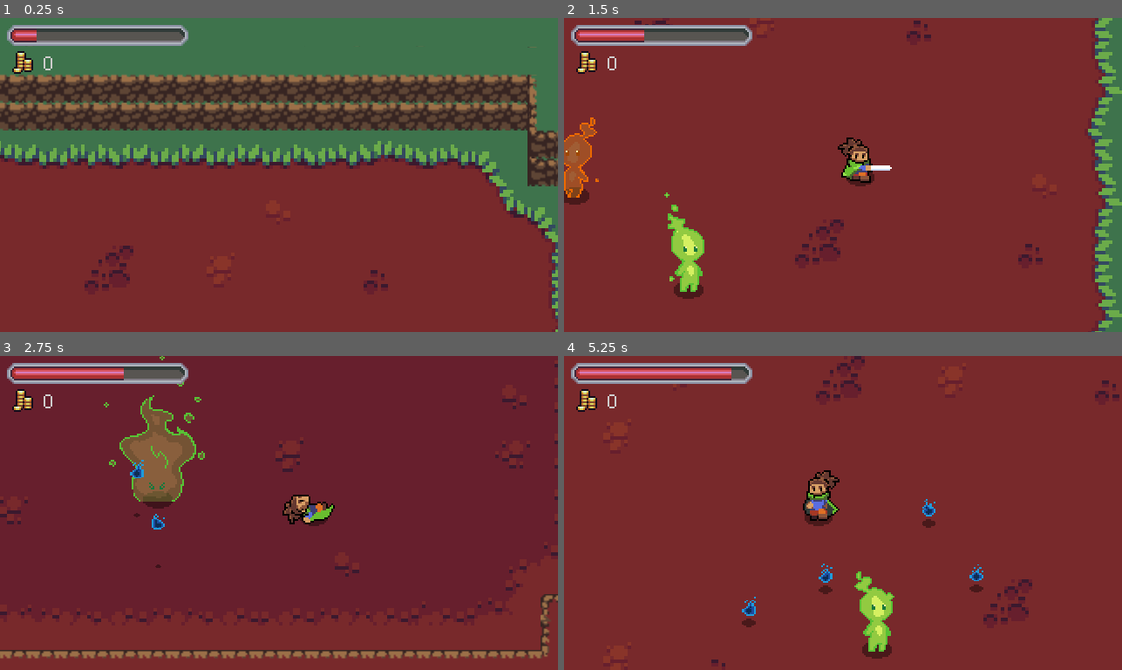
Above: before the commit, frames 1-4 (two rows, left to right).
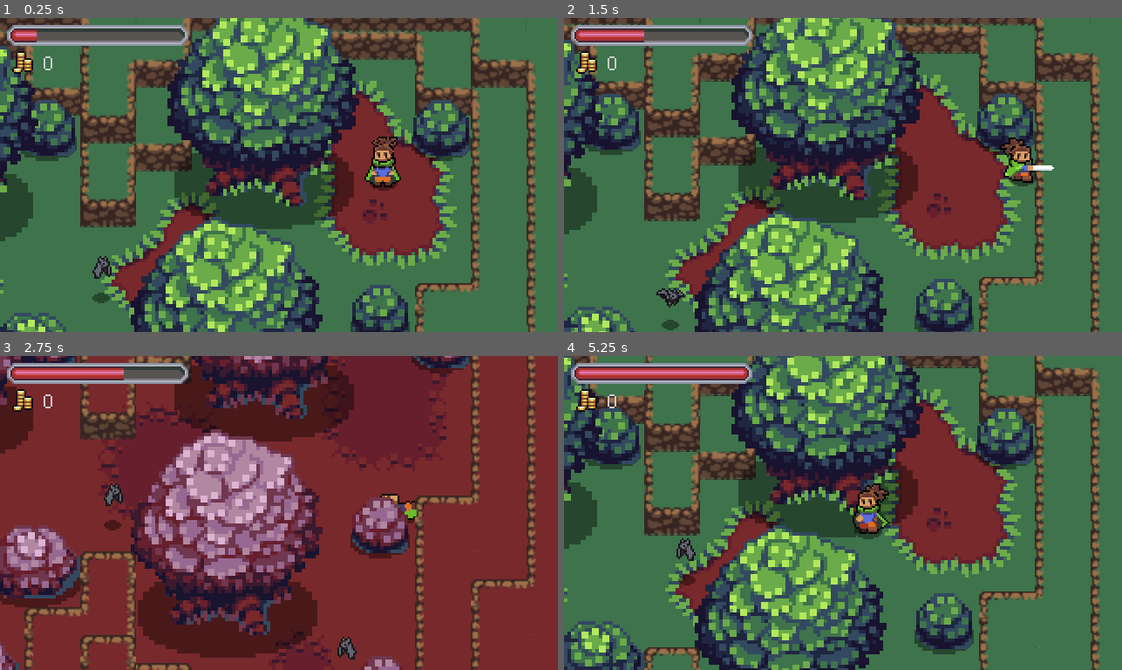
Above: after the commit, the same moments.

Repository: Thomas-Arndt/RPG.1
Game: Godot game, scene res://Game.tscn
Two runs of this game, one before a commit and one after it. Both use one fixed random seed, a clock stepped at 60 frames per second and the inputs below.
Inputs:
- Up to frame 1 (0.25 s): no input
- Up to frame 2 (1.5 s): tap Enter (ui_accept) at 0.5, 0.77 s; hold Right (ui_right) 0.53-1.28 s; tap E (roll) at 0.6 s; hold Down (ui_down) from 1.28 s (still down); tap R (attack) at 1.35 s
- Up to frame 3 (2.75 s): tap Enter (ui_accept) at 1.52 s; tap E (roll) at 1.55, 2.3 s; release Down (ui_down) at 2.03 s; hold Right (ui_right) from 2.03 s (still down); tap T (d_shift) at 2.1 s
- Up to frame 4 (5.25 s): release Right (ui_right) at 2.78 s; hold Up (ui_up) 2.78-3.53 s; tap E (roll) at 2.85, 3.6, 4.55 s; tap Enter (ui_accept) at 3.02, 3.77, 4.52 s; hold Left (ui_left) 3.53-5.03 s; tap R (attack) at 4.35 s; hold Down (ui_down) from 5.03 s (still down); tap T (d_shift) at 5.1 s

The runs differ from the first frame. In frame 1, 79% of the frame differs, in the area x 0-100%, y 0-100%; in frame 2, 88%; in frame 3, 42%; in frame 4, 90%.

Commit message:
Added the ability to trigger and choreograph cutscenes with multiple actors

Diff:
--- a/Enemies/Bosses/VoidLord.gd
+++ b/Enemies/Bosses/VoidLord.gd
@@ -35,6 +35,7 @@
 	match_dimension(WorldStats.DIMENSION)
 	WorldStats.connect("dimension_shift", self, "match_dimension")
 	if spawn_with_cutscene:
+		self.visible = false
 		state_machine_pause()
 	anim_player.play("idle")
 
@@ -88,8 +89,13 @@
 		hurt_box.monitorable = true
 		hurt_box.monitoring = true
 
-func flip_sprite():
-	if velocity.x != 0:
+func flip_sprite(delta_x = null):
+	if delta_x != null:
+		red_sprite_full.flip_h = delta_x > 0
+		red_sprite_half.flip_h = delta_x > 0
+		green_sprite_full.flip_h = delta_x > 0
+		green_sprite_half.flip_h = delta_x > 0
+	elif velocity.x != 0:
 		red_sprite_full.flip_h = velocity.x > 0
 		red_sprite_half.flip_h = velocity.x > 0
 		green_sprite_full.flip_h = velocity.x > 0
@@ -126,3 +132,4 @@
 
 func state_machine_run():
 	state_machine_paused = false
+	state = IDLE
--- a/Enemies/Bosses/VoidLord.tscn
+++ b/Enemies/Bosses/VoidLord.tscn
@@ -596,7 +596,7 @@
 }
 
 [sub_resource type="CapsuleShape2D" id=19]
-radius = 6.0
+radius = 7.0
 height = 6.0
 
 [sub_resource type="CircleShape2D" id=160]
@@ -671,7 +671,7 @@
 [node name="HurtBox" parent="." instance=ExtResource( 7 )]
 
 [node name="CollisionShape2D" parent="HurtBox" index="0"]
-position = Vector2( 0, -7 )
+position = Vector2( 0, -6 )
 shape = SubResource( 19 )
 
 [node name="HitBox" parent="." instance=ExtResource( 11 )]
--- a/Player/Player.gd
+++ b/Player/Player.gd
@@ -16,6 +16,7 @@
 var velocity = Vector2.ZERO
 var roll_vector = Vector2.DOWN
 var knockback = Vector2()
+var is_running = true
 
 onready var anim_player = $AnimationPlayer
 onready var anim_tree = $AnimationTree
@@ -76,7 +77,7 @@
 	input_vector.y = Input.get_action_strength("ui_down") - Input.get_action_strength("ui_up")
 	input_vector = input_vector.normalized()
 
-	if input_vector != Vector2.ZERO:
+	if input_vector != Vector2.ZERO and is_running:
 		roll_vector = input_vector
 		sword_hit_box.knockback_vector = input_vector
 		anim_tree.set("parameters/idle/blend_position", input_vector)
@@ -131,3 +132,6 @@
 	anim_tree.set("parameters/roll/blend_position", WorldStats.player_spawn_direction)
 	anim_tree.set("parameters/attack/blend_position", WorldStats.player_spawn_direction)
 	anim_tree.set("parameters/idle/blend_position", WorldStats.player_spawn_direction)
+
+func paused(state):
+	is_running = !state
--- a/Utils/Controllers/CutSceneController.gd
+++ b/Utils/Controllers/CutSceneController.gd
@@ -1,37 +1,61 @@
 extends Node2D
 
-signal next_action
+signal finished
+signal release_player
 
 export (PackedScene) var actor_reference = null
+export (NodePath) var actor_path = null
 
 var actor : Node = null
 var choreography : Array = []
+var scene_started = false
+var is_acting = false
+var is_speaking = false
 
-onready var detection_zone = $DetectionZonePivot/DetectionZone
 onready var tween = $Tween
 onready var timer = $Timer
 
 enum {
 	ENTER,
 	MOVE_TO,
-	EXIT
+	EXIT,
+	DIALOGUE,
+	WAIT,
+	RELEASE_ACTOR,
+	RELEASE_PLAYER,
+	VISIBLE_OFF,
+	VISIBLE_ON,
+	CUSTOM
 }
 
 func _ready():
-	connect("next_action", self, "run_cut_scene")
+	UI.TextBox.connect("finished", self, "dialogue_complete")
 	package_choreography()
-	run_cut_scene()
 
 func run_cut_scene():
-	if len(choreography) > 0:
+	if len(choreography) > 0 and not is_acting:
 		var action = choreography.pop_front()
 		match action[0]:
 			ENTER:
 				enter_actor(action[1])
 			MOVE_TO:
-				move_actor_to(action[1], action[2])
+				move_actor_to(action[1], action[2], action[3])
 			EXIT:
 				exit_actor()
+			DIALOGUE:
+				start_dialogue(action[1], action[2])
+			WAIT:
+				start_timer(action[1])
+			RELEASE_ACTOR:
+				release_actor()
+			RELEASE_PLAYER:
+				release_player()
+			VISIBLE_ON:
+				toggle_visible_on()
+			VISIBLE_OFF:
+				toggle_visible_off()
+			CUSTOM:
+				custom_actions(action[1], action[2])
 	else:
 		cut_scene_finished()
 
@@ -39,28 +63,73 @@
 	if actor_reference != null:
 		actor = actor_reference.instance()
 		actor.global_position = position
+		if actor.has_method("state_machine_pause"):
+			actor.state_machine_pause()
 		add_child(actor)
-		emit_signal("next_action")
+	else:
+		actor = get_node(actor_path)
+		if actor.has_method("state_machine_pause"):
+			actor.state_machine_pause()
+		toggle_visible_on()
+	run_cut_scene()
 
-func move_actor_to(destination : Vector2, duration: float):
-		tween.interpolate_property(actor, "global_position", global_position, destination, duration, Tween.TRANS_LINEAR, Tween.EASE_IN)
-		tween.start()
+func move_actor_to(destination : Vector2, duration: float, move_animation_name: String):
+	if actor.anim_player:
+		actor.anim_player.play(move_animation_name)
+	if actor.has_method("flip_sprite"):
+		actor.flip_sprite(destination.x - global_position.x)
+	tween.interpolate_property(actor, "global_position", actor.global_position, destination, duration, Tween.TRANS_LINEAR, Tween.EASE_IN)
+	is_acting = true
+	tween.start()
 
 func exit_actor():
 	remove_child(actor)
 
-func start_timer(duration : int):
+func release_actor():
+	if actor.has_method("state_machine_run"):
+		actor.state_machine_run()
+	run_cut_scene()
+
+func start_timer(duration : float):
+	is_acting = true
 	timer.start(duration)
 
+func start_dialogue(text_array, speaker):
+	is_acting = true
+	is_speaking = true
+	UI.TextBox.queue_text(text_array, speaker)
+
+func toggle_visible_on():
+	actor.visible = true
+
+func toggle_visible_off():
+	actor.visible = false
+
 func cut_scene_finished():
-	queue_free()
+	emit_signal("finished")
+
+func release_player():
+	emit_signal("release_player")
+	run_cut_scene()
+
+func dialogue_complete():
+	if is_speaking:
+		is_speaking = false
+		is_acting = false
+		run_cut_scene()
 
 func _on_Tween_tween_all_completed():
-	run_cut_scene()
+	if is_acting:
+		actor.anim_player.play("idle")
+		is_acting = false
+		run_cut_scene()
 
 func _on_Timer_timeout():
+	is_acting = false
 	run_cut_scene()
 
 func package_choreography():
-	choreography.append([ENTER, Vector2(-27, 680)])
-	choreography.append([MOVE_TO, Vector2(-27, 600), 4])
+	pass
+
+func custom_actions(action_name, args):
+	pass
--- a/Utils/Controllers/CutSceneController.tscn
+++ b/Utils/Controllers/CutSceneController.tscn
@@ -1,18 +1,14 @@
-[gd_scene load_steps=3 format=2]
+[gd_scene load_steps=2 format=2]
 
 [ext_resource path="res://Utils/Controllers/CutSceneController.gd" type="Script" id=1]
-[ext_resource path="res://Utils/Overlap/DetectionZone.tscn" type="PackedScene" id=2]
 
 [node name="CutSceneController" type="Node2D"]
 script = ExtResource( 1 )
 
-[node name="DetectionZonePivot" parent="." instance=ExtResource( 2 )]
-
 [node name="Tween" type="Tween" parent="."]
 
 [node name="Timer" type="Timer" parent="."]
+one_shot = true
 
 [connection signal="tween_all_completed" from="Tween" to="." method="_on_Tween_tween_all_completed"]
 [connection signal="timeout" from="Timer" to="." method="_on_Timer_timeout"]
-
-[editable path="DetectionZonePivot"]
--- a/Utils/Controllers/DetectionWanderController.gd
+++ b/Utils/Controllers/DetectionWanderController.gd
@@ -43,5 +43,13 @@
 func set_position(position):
 	global_position = position
 
+func monitorable_on():
+	for child in detection_zones.get_children():
+		child.get_child(0).monitorable = true
+
+func monitorable_off():
+	for child in detection_zones.get_children():
+		child.get_child(0).monitorable = false
+
 func _on_Timer_timeout():
 	update_target_position()
--- /dev/null
+++ b/Utils/Controllers/Portal1Controller.gd
@@ -0,0 +1,20 @@
+extends "res://Utils/Controllers/CutSceneController.gd"
+
+
+func package_choreography():
+	choreography.append([ENTER, Vector2.ZERO])
+	choreography.append([CUSTOM, "open_and_hold", []])
+	choreography.append([WAIT, 4])
+	choreography.append([CUSTOM, "close", []])
+	choreography.append([EXIT])
+
+
+func custom_actions(action_name, args):
+	match action_name:
+		"open_and_hold":
+			toggle_visible_on()
+			actor.open_and_hold()
+			run_cut_scene()
+		"close":
+			actor.close()
+			run_cut_scene()
--- /dev/null
+++ b/Utils/Controllers/VoidLord1Controller.gd
@@ -0,0 +1,67 @@
+extends "res://Utils/Controllers/CutSceneController.gd"
+
+
+func package_choreography():
+	choreography.append([WAIT, 3])
+	choreography.append([ENTER, Vector2.ZERO])
+	choreography.append([CUSTOM, "monitorable_off", []])
+	choreography.append([WAIT, 1.5])
+	choreography.append([MOVE_TO, Vector2(-80, 680), 1, "walk"])
+	var monologue = [
+		"Hello!"
+	]
+	choreography.append([DIALOGUE, monologue, ""])
+	monologue = [
+		"I am Blib.",
+		"Do NOT be alarmed.",
+		"IGNORE ME!"
+	]
+	choreography.append([DIALOGUE, monologue, "Blib"])
+	choreography.append([WAIT, 1])
+	choreography.append([MOVE_TO, Vector2(-25,620), 0.5, "walk"])
+	choreography.append([CUSTOM, "look_right", []])
+	choreography.append([WAIT, .75])
+	choreography.append([CUSTOM, "look_left", []])
+	choreography.append([WAIT, 0.75])
+	choreography.append([CUSTOM, "look_right", []])
+	choreography.append([WAIT, 1])
+	choreography.append([MOVE_TO, Vector2(-25,740), 0.8, "walk"])
+	choreography.append([WAIT, .75])
+	choreography.append([CUSTOM, "look_left", []])
+	choreography.append([WAIT, 0.75])
+	choreography.append([CUSTOM, "look_right", []])
+	choreography.append([WAIT, 1])
+	choreography.append([MOVE_TO, Vector2(-25,680), 0.5, "walk"])
+	choreography.append([WAIT, 0.35])
+	monologue = [
+		"All of this energy!"
+	]
+	choreography.append([DIALOGUE, monologue, "Blib"])
+	choreography.append([WAIT, .75])
+	choreography.append([CUSTOM, "look_left", []])
+	choreography.append([WAIT, 0.75])
+	choreography.append([CUSTOM, "look_right", []])
+	choreography.append([WAIT, 0.35])
+	monologue = [
+		"I mUsT hAvE iT!!!"
+	]
+	choreography.append([DIALOGUE, monologue, "Blib"])
+	choreography.append([RELEASE_PLAYER])
+	choreography.append([CUSTOM, "monitorable_on", []])
+	choreography.append([RELEASE_ACTOR])
+
+
+func custom_actions(action_name, args):
+	match action_name:
+		"monitorable_on":
+			actor.wander_controller.monitorable_on()
+			run_cut_scene()
+		"monitorable_off":
+			actor.wander_controller.monitorable_off()
+			run_cut_scene()
+		"look_left":
+			actor.flip_sprite(-1)
+			run_cut_scene()
+		"look_right":
+			actor.flip_sprite(1)
+			run_cut_scene()
--- /dev/null
+++ b/Utils/Overlap/CutSceneTrigger.gd
@@ -0,0 +1,30 @@
+extends Node2D
+
+var action = 0
+var triggered = false
+var player = null
+
+onready var actor_controllers = $ActorControllers
+
+func _ready():
+	for actor in actor_controllers.get_children():
+		actor.connect("finished", self, "_on_Actor_finished")
+		actor.connect("release_player", self, "release_player")
+
+func _on_Area2D_area_entered(area):
+	player = area.get_parent().get_parent()
+	if not triggered:
+		player.paused(true)
+		action += 1
+		triggered = true
+		for actor in actor_controllers.get_children():
+			actor.run_cut_scene()
+
+func _on_Actor_finished():
+	if len(actor_controllers.get_children()) > action:
+		action += 1
+	else:
+		queue_free()
+
+func release_player():
+	player.paused(false)
--- /dev/null
+++ b/Utils/Overlap/CutSceneTrigger.tscn
@@ -0,0 +1,17 @@
+[gd_scene load_steps=2 format=2]
+
+[ext_resource path="res://Utils/Overlap/CutSceneTrigger.gd" type="Script" id=1]
+
+[node name="CutSceneTrigger" type="Node2D"]
+script = ExtResource( 1 )
+
+[node name="TriggerArea" type="Area2D" parent="."]
+collision_layer = 64
+collision_mask = 64
+
+[node name="CollisionShape2D" type="CollisionShape2D" parent="TriggerArea"]
+
+[node name="ActorControllers" type="Node2D" parent="."]
+
+[connection signal="area_entered" from="TriggerArea" to="." method="_on_Area2D_area_entered"]
+[connection signal="area_exited" from="TriggerArea" to="." method="_on_TriggerArea_area_exited"]
--- a/Utils/Stats/WorldStats.gd
+++ b/Utils/Stats/WorldStats.gd
@@ -6,8 +6,8 @@
 
 var room_stack: Array = []
 
-#var player_spawn_vector: Vector2 = Vector2(270, 165)
-var player_spawn_vector: Vector2 = Vector2(100, 680)
+var player_spawn_vector: Vector2 = Vector2(270, 165)
+#var player_spawn_vector: Vector2 = Vector2(100, 680)
 var player_spawn_direction: Vector2 = Vector2.DOWN
 
 func shift_dimension():
--- /dev/null
+++ b/World/Portals/Portal.gd
@@ -0,0 +1,30 @@
+extends Area2D
+
+export var spawn_with_cut_scene = false
+
+onready var anim_player = $AnimationPlayer
+onready var green_sprite = $GreenSprite
+onready var red_sprite = $RedSprite
+
+
+func _ready():
+	WorldStats.connect("dimension_shift", self, "match_dimension")
+	match_dimension(WorldStats.DIMENSION)
+	if spawn_with_cut_scene:
+		self.visible = false
+
+func match_dimension(dimension):
+	if dimension == false:
+		green_sprite.visible = false
+		red_sprite.visible = true
+	else:
+		green_sprite.visible = true
+		red_sprite.visible = false
+
+func open_and_hold():
+	anim_player.queue("open")
+	anim_player.queue("holding")
+
+func close():
+	anim_player.stop()
+	anim_player.play("close")
--- /dev/null
+++ b/World/Portals/Portal.tscn
@@ -0,0 +1,223 @@
+[gd_scene load_steps=9 format=2]
+
+[ext_resource path="res://Assets/Sprites/Portals/Green Portal Sprite Sheet.png" type="Texture" id=1]
+[ext_resource path="res://Assets/Sprites/Shadows/LargeShadow.png" type="Texture" id=2]
+[ext_resource path="res://Assets/Sprites/Portals/Purple Portal Sprite Sheet.png" type="Texture" id=3]
+[ext_resource path="res://World/Portals/Portal.gd" type="Script" id=4]
+
+[sub_resource type="Animation" id=2]
+length = 0.001
+tracks/0/type = "value"
+tracks/0/path = NodePath("GreenSprite:frame")
+tracks/0/interp = 1
+tracks/0/loop_wrap = true
+tracks/0/imported = false
+tracks/0/enabled = true
+tracks/0/keys = {
+"times": PoolRealArray( 0 ),
+"transitions": PoolRealArray( 1 ),
+"update": 0,
+"values": [ 21 ]
+}
+tracks/1/type = "value"
+tracks/1/path = NodePath("RedSprite:frame")
+tracks/1/interp = 1
+tracks/1/loop_wrap = true
+tracks/1/imported = false
+tracks/1/enabled = true
+tracks/1/keys = {
+"times": PoolRealArray( 0 ),
+"transitions": PoolRealArray( 1 ),
+"update": 0,
+"values": [ 21 ]
+}
+tracks/2/type = "value"
+tracks/2/path = NodePath("ShadowSprite:visible")
+tracks/2/interp = 1
+tracks/2/loop_wrap = true
+tracks/2/imported = false
+tracks/2/enabled = true
+tracks/2/keys = {
+"times": PoolRealArray( 0 ),
+"transitions": PoolRealArray( 1 ),
+"update": 0,
+"values": [ false ]
+}
+tracks/3/type = "value"
+tracks/3/path = NodePath("ShadowSprite:scale")
+tracks/3/interp = 1
+tracks/3/loop_wrap = true
+tracks/3/imported = false
+tracks/3/enabled = true
+tracks/3/keys = {
+"times": PoolRealArray( 0 ),
+"transitions": PoolRealArray( 1 ),
+"update": 0,
+"values": [ Vector2( 0.6875, 0.2 ) ]
+}
+
+[sub_resource type="Animation" id=4]
+resource_name = "close"
+length = 0.8
+step = 0.05
+tracks/0/type = "value"
+tracks/0/path = NodePath("GreenSprite:frame")
+tracks/0/interp = 1
+tracks/0/loop_wrap = true
+tracks/0/imported = false
+tracks/0/enabled = true
+tracks/0/keys = {
+"times": PoolRealArray( 0, 0.1, 0.2, 0.3, 0.4, 0.5, 0.6, 0.7 ),
+"transitions": PoolRealArray( 1, 1, 1, 1, 1, 1, 1, 1 ),
+"update": 1,
+"values": [ 15, 16, 17, 18, 19, 20, 21, 22 ]
+}
+tracks/1/type = "value"
+tracks/1/path = NodePath("RedSprite:frame")
+tracks/1/interp = 1
+tracks/1/loop_wrap = true
+tracks/1/imported = false
+tracks/1/enabled = true
+tracks/1/keys = {
+"times": PoolRealArray( 0, 0.1, 0.2, 0.3, 0.4, 0.5, 0.6, 0.7 ),
+"transitions": PoolRealArray( 1, 1, 1, 1, 1, 1, 1, 1 ),
+"update": 1,
+"values": [ 15, 16, 17, 18, 19, 20, 21, 22 ]
+}
+tracks/2/type = "value"
+tracks/2/path = NodePath("ShadowSprite:scale")
+tracks/2/interp = 1
+tracks/2/loop_wrap = true
+tracks/2/imported = false
+tracks/2/enabled = true
+tracks/2/keys = {
+"times": PoolRealArray( 0, 0.4, 0.55 ),
+"transitions": PoolRealArray( 1, 1, 1 ),
+"update": 0,
+"values": [ Vector2( 0.6875, 0.2 ), Vector2( 0.688, 0.2 ), Vector2( 0.25, 0.1 ) ]
+}
+tracks/3/type = "value"
+tracks/3/path = NodePath("ShadowSprite:visible")
+tracks/3/interp = 1
+tracks/3/loop_wrap = true
+tracks/3/imported = false
+tracks/3/enabled = true
+tracks/3/keys = {
+"times": PoolRealArray( 0, 0.4, 0.55 ),
+"transitions": PoolRealArray( 1, 1, 1 ),
+"update": 1,
+"values": [ true, true, false ]
+}
+
+[sub_resource type="Animation" id=3]
+resource_name = "holding"
+length = 1.6
+loop = true
+tracks/0/type = "value"
+tracks/0/path = NodePath("GreenSprite:frame")
+tracks/0/interp = 1
+tracks/0/loop_wrap = true
+tracks/0/imported = false
+tracks/0/enabled = true
+tracks/0/keys = {
+"times": PoolRealArray( 0, 0.1, 0.2, 0.3, 0.4, 0.5, 0.6, 0.7, 0.8, 0.9, 1, 1.1, 1.2, 1.3, 1.4, 1.5 ),
+"transitions": PoolRealArray( 1, 1, 1, 1, 1, 1, 1, 1, 1, 1, 1, 1, 1, 1, 1, 1 ),
+"update": 1,
+"values": [ 0, 1, 2, 3, 4, 5, 6, 7, 0, 1, 2, 3, 4, 5, 6, 7 ]
+}
+tracks/1/type = "value"
+tracks/1/path = NodePath("RedSprite:frame")
+tracks/1/interp = 1
+tracks/1/loop_wrap = true
+tracks/1/imported = false
+tracks/1/enabled = true
+tracks/1/keys = {
+"times": PoolRealArray( 0, 0.1, 0.2, 0.3, 0.4, 0.5, 0.6, 0.7, 0.8, 0.9, 1, 1.1, 1.2, 1.3, 1.4, 1.5 ),
+"transitions": PoolRealArray( 1, 1, 1, 1, 1, 1, 1, 1, 1, 1, 1, 1, 1, 1, 1, 1 ),
+"update": 1,
+"values": [ 0, 1, 2, 3, 4, 5, 6, 7, 0, 1, 2, 3, 4, 5, 6, 7 ]
+}
+
+[sub_resource type="Animation" id=1]
+resource_name = "open"
+length = 0.8
+step = 0.05
+tracks/0/type = "value"
+tracks/0/path = NodePath("GreenSprite:frame")
+tracks/0/interp = 1
+tracks/0/loop_wrap = true
+tracks/0/imported = false
+tracks/0/enabled = true
+tracks/0/keys = {
+"times": PoolRealArray( 0, 0.1, 0.2, 0.3, 0.4, 0.5, 0.6, 0.7 ),
+"transitions": PoolRealArray( 1, 1, 1, 1, 1, 1, 1, 1 ),
+"update": 1,
+"values": [ 21, 20, 8, 9, 10, 11, 12, 13 ]
+}
+tracks/1/type = "value"
+tracks/1/path = NodePath("RedSprite:frame")
+tracks/1/interp = 1
+tracks/1/loop_wrap = true
+tracks/1/imported = false
+tracks/1/enabled = true
+tracks/1/keys = {
+"times": PoolRealArray( 0, 0.1, 0.2, 0.3, 0.4, 0.5, 0.6, 0.7 ),
+"transitions": PoolRealArray( 1, 1, 1, 1, 1, 1, 1, 1 ),
+"update": 1,
+"values": [ 21, 20, 8, 9, 10, 11, 12, 13 ]
+}
+tracks/2/type = "value"
+tracks/2/path = NodePath("ShadowSprite:visible")
+tracks/2/interp = 1
+tracks/2/loop_wrap = true
+tracks/2/imported = false
+tracks/2/enabled = true
+tracks/2/keys = {
+"times": PoolRealArray( 0, 0.2, 0.5 ),
+"transitions": PoolRealArray( 1, 1, 1 ),
+"update": 1,
+"values": [ false, false, true ]
+}
+tracks/3/type = "value"
+tracks/3/path = NodePath("ShadowSprite:scale")
+tracks/3/interp = 1
+tracks/3/loop_wrap = true
+tracks/3/imported = false
+tracks/3/enabled = true
+tracks/3/keys = {
+"times": PoolRealArray( 0.5, 0.65 ),
+"transitions": PoolRealArray( 1, 1 ),
+"update": 0,
+"values": [ Vector2( 0.25, 0.1 ), Vector2( 0.6875, 0.2 ) ]
+}
+
+[node name="Portal" type="Area2D"]
+script = ExtResource( 4 )
+
+[node name="GreenSprite" type="Sprite" parent="."]
+position = Vector2( 1, -52 )
+scale = Vector2( 2, 2 )
+texture = ExtResource( 1 )
+hframes = 8
+vframes = 3
+frame = 21
+
+[node name="RedSprite" type="Sprite" parent="."]
+position = Vector2( 1, -52 )
+scale = Vector2( 2, 2 )
+texture = ExtResource( 3 )
+hframes = 8
+vframes = 3
+frame = 21
+
+[node name="ShadowSprite" type="Sprite" parent="."]
+visible = false
+position = Vector2( 2.38419e-07, 1.78814e-07 )
+scale = Vector2( 0.6875, 0.2 )
+texture = ExtResource( 2 )
+
+[node name="AnimationPlayer" type="AnimationPlayer" parent="."]
+anims/RESET = SubResource( 2 )
+anims/close = SubResource( 4 )
+anims/holding = SubResource( 3 )
+anims/open = SubResource( 1 )
--- a/World/World.tscn
+++ b/World/World.tscn
@@ -24,6 +24,13 @@
 [ext_resource path="res://World/Houses/BillsHouse.tscn" type="PackedScene" id=22]
 [ext_resource path="res://Utils/Overlap/DetectionZone.tscn" type="PackedScene" id=23]
 [ext_resource path="res://Utils/Controllers/CutSceneController.tscn" type="PackedScene" id=24]
+[ext_resource path="res://Utils/Overlap/CutSceneTrigger.tscn" type="PackedScene" id=25]
+[ext_resource path="res://Utils/Controllers/VoidLord1Controller.gd" type="Script" id=26]
+[ext_resource path="res://Utils/Controllers/Portal1Controller.gd" type="Script" id=27]
+[ext_resource path="res://World/Portals/Portal.tscn" type="PackedScene" id=28]
+[ext_resource path="res://World/Objects/RockLarge.tscn" type="PackedScene" id=29]
+[ext_resource path="res://World/Objects/RockMedium.tscn" type="PackedScene" id=30]
+[ext_resource path="res://World/Objects/RockSmall.tscn" type="PackedScene" id=31]
 
 [sub_resource type="TileSet" id=99]
 2/name = "sheet.png 2"
@@ -773,7 +780,7 @@
 1/autotile/occluder_map = [  ]
 1/autotile/navpoly_map = [  ]
 1/autotile/priority_map = [  ]
-1/autotile/z_index_map = [  ]
+1/autotile/z_index_map = [ Vector3( 0, 0, 1 ), Vector3( 1, 0, 1 ), Vector3( 2, 0, 1 ), Vector3( 3, 0, 1 ) ]
 1/occluder_offset = Vector2( 0, 0 )
 1/navigation_offset = Vector2( 0, 0 )
 1/shape_offset = Vector2( 0, 0 )
@@ -1163,6 +1170,9 @@
 [sub_resource type="RectangleShape2D" id=151]
 extents = Vector2( 8, 6.5 )
 
+[sub_resource type="RectangleShape2D" id=166]
+extents = Vector2( 10, 177.5 )
+
 [node name="World" type="Node2D"]
 
 [node name="GreenDimension" type="TileMap" parent="."]
@@ -1326,6 +1336,36 @@
 [node name="Shrub18" parent="YSort/Shrubs" instance=ExtResource( 10 )]
 position = Vector2( -139, 270 )
 
+[node name="Rocks" type="YSort" parent="YSort"]
+
+[node name="RockLarge" parent="YSort/Rocks" instance=ExtResource( 29 )]
+position = Vector2( -332, 655 )
+
+[node name="RockLarge2" parent="YSort/Rocks" instance=ExtResource( 29 )]
+position = Vector2( -296, 698 )
+
+[node name="RockMedium" parent="YSort/Rocks" instance=ExtResource( 30 )]
+position = Vector2( -328, 696 )
+
+[node name="RockLarge3" parent="YSort/Rocks" instance=ExtResource( 29 )]
+position = Vector2( -206, 622 )
+
+[node name="RockSmall" parent="YSort/Rocks" instance=ExtResource( 31 )]
+position = Vector2( -180, 587 )
+
+[node name="RockSmall2" parent="YSort/Rocks" instance=ExtResource( 31 )]
+position = Vector2( -182, 763 )
+
+[node name="RockMedium2" parent="YSort/Rocks" instance=ExtResource( 30 )]
+position = Vector2( -145, 787 )
+
+[node name="RockSmall3" parent="YSort/Rocks" instance=ExtResource( 31 )]
+position = Vector2( -304, 650 )
+
+[node name="Portal" parent="YSort" instance=ExtResource( 28 )]
+position = Vector2( 7, 681 )
+spawn_with_cut_scene = true
+
 [node name="MobileEnemies" type="YSort" parent="YSort"]
 
 [node name="GreenVoidBlob" parent="YSort/MobileEnemies" instance=ExtResource( 7 )]
@@ -1360,6 +1400,7 @@
 
 [node name="VoidLord" parent="YSort/MobileEnemies" instance=ExtResource( 21 )]
 position = Vector2( -27, 680 )
+spawn_with_cutscene = true
 is_red = false
 
 [node name="RedSpriteFull" parent="YSort/MobileEnemies/VoidLord" index="1"]
@@ -1441,10 +1482,6 @@
 [node name="InProgressQuestAction" parent="YSort/NPCs/Bill/InteractionZone/Actions" index="2" instance=ExtResource( 15 )]
 quest_reference = ExtResource( 16 )
 speaker_name = "Bill"
-
-[node name="CutSceneController" parent="YSort" instance=ExtResource( 24 )]
-position = Vector2( 22, 746 )
-actor_reference = ExtResource( 21 )
 
 [node name="SceneLinks" type="Node2D" parent="."]
 
@@ -1457,6 +1494,21 @@
 [node name="CollisionShape2D" parent="SceneLinks/SceneLink" index="0"]
 position = Vector2( 0, 11 )
 shape = SubResource( 151 )
+
+[node name="CutSceneTrigger" parent="." instance=ExtResource( 25 )]
+position = Vector2( -27, 680 )
+
+[node name="CollisionShape2D" parent="CutSceneTrigger/TriggerArea" index="0"]
+position = Vector2( -87, -12 )
+shape = SubResource( 166 )
+
+[node name="Portal1Controller" parent="CutSceneTrigger/ActorControllers" index="0" instance=ExtResource( 24 )]
+script = ExtResource( 27 )
+actor_path = NodePath("../../../YSort/Portal")
+
+[node name="VoidLord1Controller" parent="CutSceneTrigger/ActorControllers" index="1" instance=ExtResource( 24 )]
+script = ExtResource( 26 )
+actor_path = NodePath("../../../YSort/MobileEnemies/VoidLord")
 
 [editable path="YSort/MobileEnemies/VoidLord"]
 [editable path="YSort/MobileEnemies/VoidLord/HurtBox"]
@@ -1475,6 +1527,5 @@
 [editable path="YSort/NPCs/Bill"]
 [editable path="YSort/NPCs/Bill/InteractionZone"]
 [editable path="YSort/NPCs/Bill/PlayerDetectionZone"]
-[editable path="YSort/CutSceneController"]
-[editable path="YSort/CutSceneController/DetectionZonePivot"]
 [editable path="SceneLinks/SceneLink"]
+[editable path="CutSceneTrigger"]
Binary file added: Assets/Sprites/Green Portal Sprite Sheet.png
Not shown, added: Assets/Sprites/Green Portal Sprite Sheet.png.import
Binary file added: Assets/Sprites/Portals/Green Portal Sprite Sheet.png
Not shown, added: Assets/Sprites/Portals/Green Portal Sprite Sheet.png.import
Binary file added: Assets/Sprites/Portals/Purple Portal Sprite Sheet.png
Not shown, added: Assets/Sprites/Portals/Purple Portal Sprite Sheet.png.import
Binary file added: Assets/Sprites/Purple Portal Sprite Sheet.png
Not shown, added: Assets/Sprites/Purple Portal Sprite Sheet.png.import
Not shown: 1 places in World/World.tscn that only renumber resources
